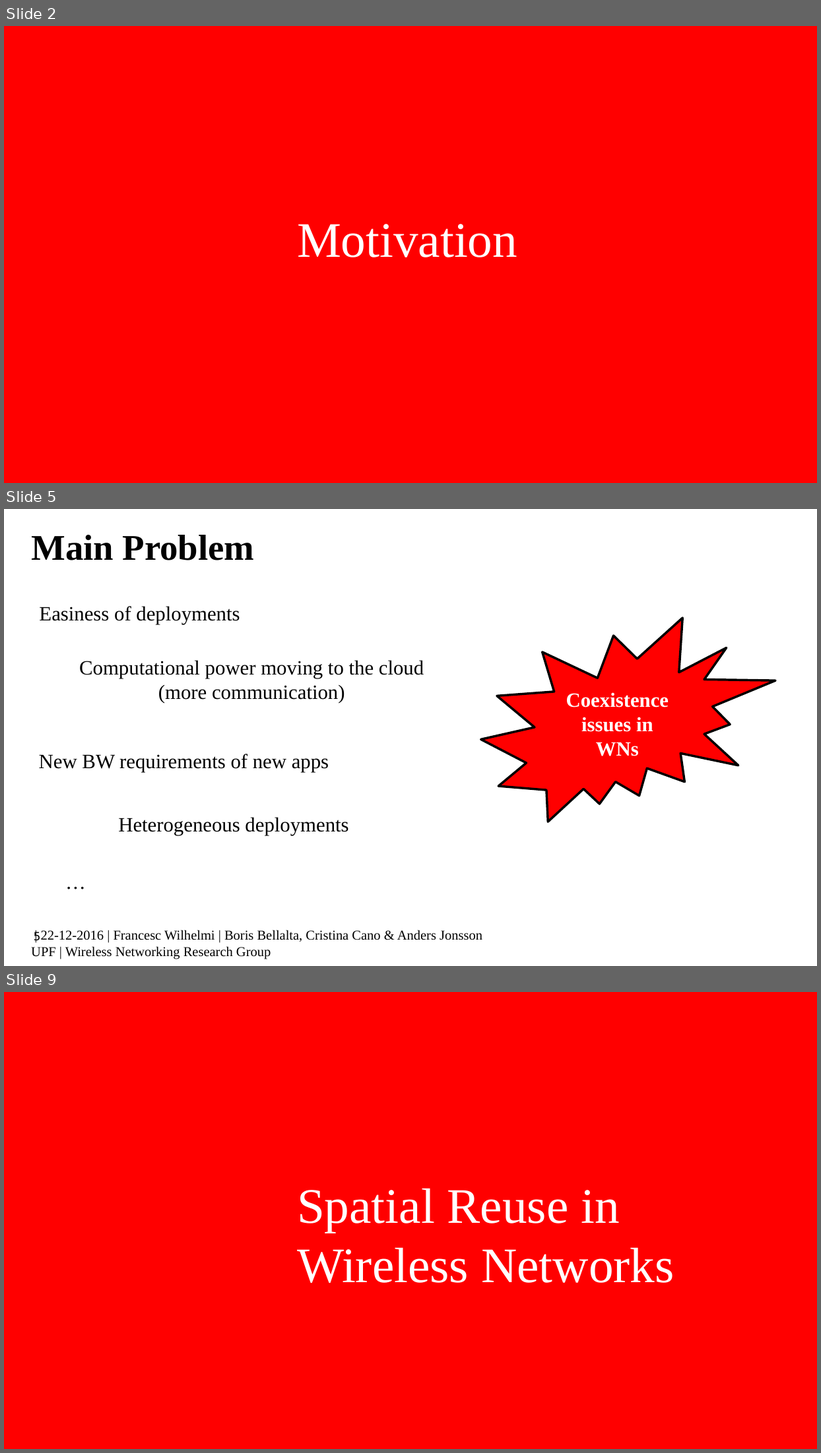
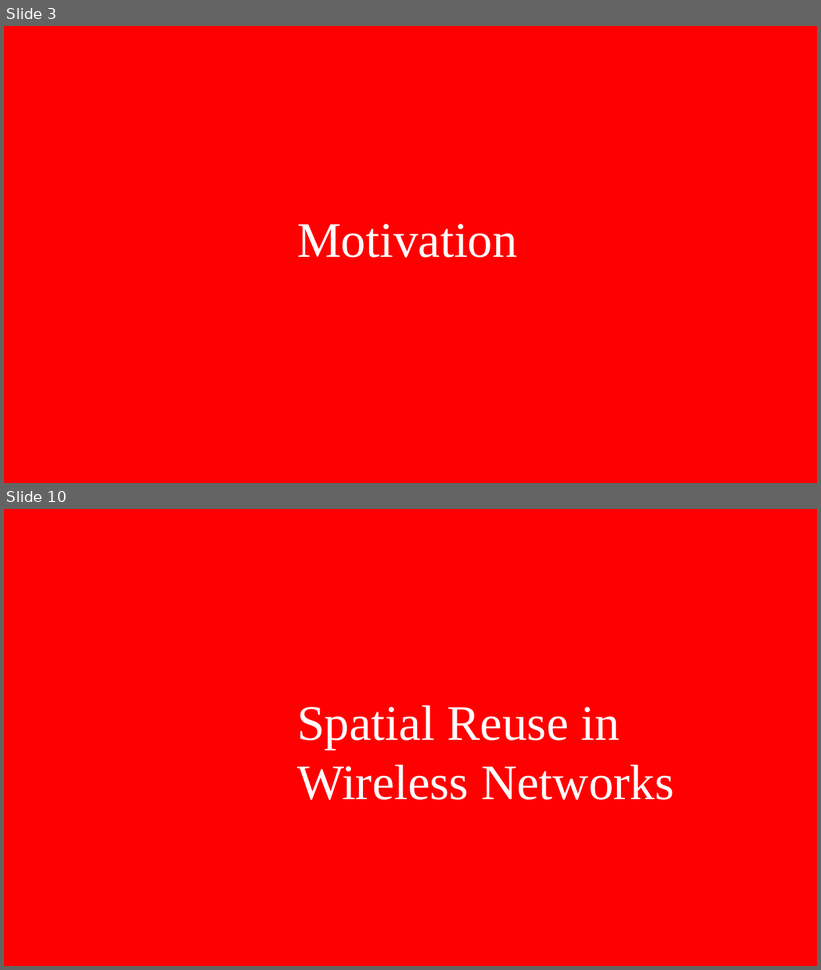
Before and after one commit to BelmY/thesis_proposal, a slide deck: Presentation/thesis_proposal.pptx. Shown one above the other, each under a label of ours: slides 2, 5 and 9 before the commit, slides 3 and 10 after it; the slides between them are not shown. The pictures are 821x1453 and 821x970 pixels, drawn with LibreOffice and Linux fonts; fonts in the diff are those of the drawing; background and template pictures are left out. Boxes give left, top, right and bottom in pixels: in the first picture for what was removed or moved away, otherwise in the second. Text is boxed around its words. In the diff, an @@ line names an element or a change of style, - is before the commit and + after.

Commit message:
Reviewed version (Boris)

```diff
--- a/Presentation/thesis_proposal.pptx
+++ b/Presentation/thesis_proposal.pptx
@@ slide 5 removed at bbox=[4, 509, 817, 966], background #FFFFFF @@
@@ title removed at bbox=[31, 535, 255, 560] @@
-Main Problem
@@ cube removed at bbox=[4, 592, 290, 631] @@
-Easiness of deployments
@@ irregular seal removed at bbox=[481, 618, 776, 822] @@
-Coexistence issues in WNs
@@ cube removed at bbox=[65, 646, 445, 706] @@
-Computational power moving to the cloud (more communication)
@@ cube removed at bbox=[13, 741, 358, 776] @@
-New BW requirements of new apps
@@ cube removed at bbox=[88, 804, 383, 841] @@
-Heterogeneous deployments
@@ cube removed at bbox=[13, 861, 141, 898] @@
-…
@@ text removed at bbox=[31, 930, 482, 960] @@
-| 22-12-2016 | Francesc Wilhelmi | Boris Bellalta, Cristina Cano & Anders Jonsson
-UPF | Wireless Networking Research Group
@@ page number removed at bbox=[34, 931, 41, 943] @@
-5
@@ what was slide 2 is now slide 3 @@
@@ what was slide 9 is now slide 10 @@
```
Also in this commit, not shown: 4 slides changed, 26 slides added, 10 other slides removed, 27 other files.
